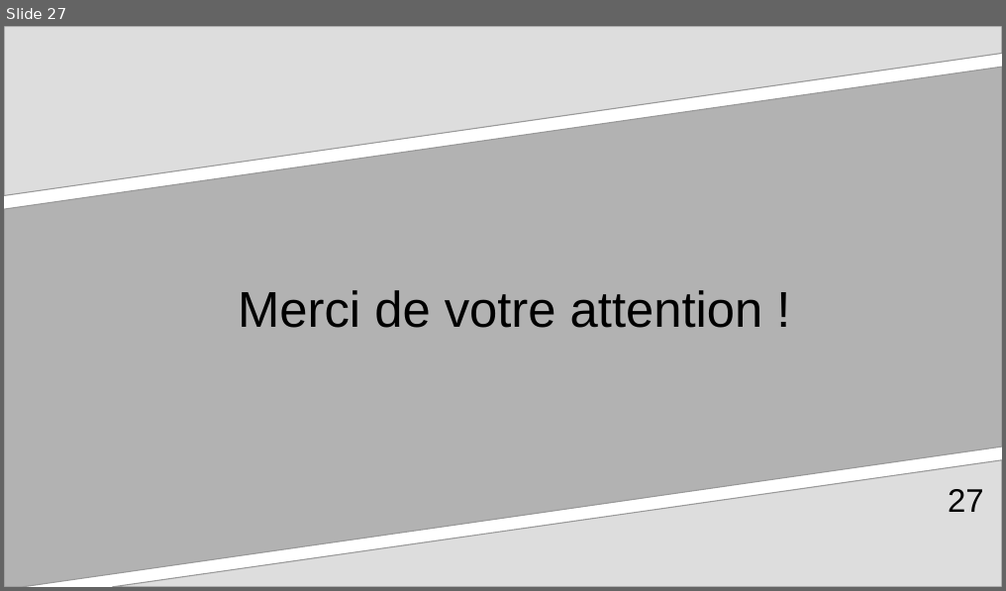
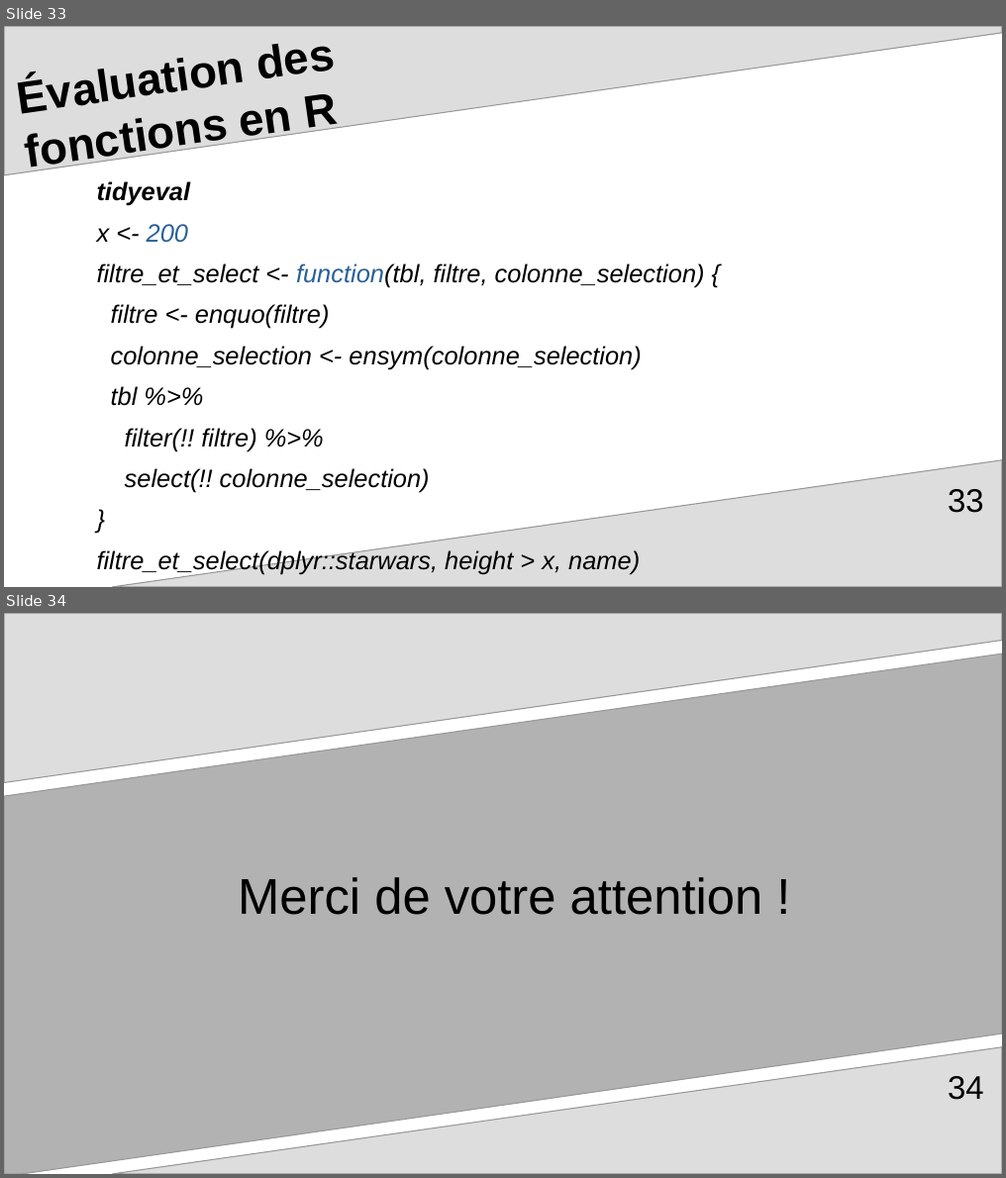
Before and after one commit to arnaud-feldmann/formation_r_drieets_prog_fonctionnelle, a slide deck: presentation.odp. Shown one above the other, each under a label of ours: slide 27 before the commit, slides 33 and 34 after it. The pictures are 1006x591 and 1006x1178 pixels, drawn with LibreOffice and Linux fonts; fonts in the diff are those of the drawing. Boxes give left, top, right and bottom in pixels: in the first picture for what was removed or moved away, otherwise in the second. Text is boxed around its words. In the diff, an @@ line names an element or a change of style, - is before the commit and + after.

Commit message:
presentation.odp ajout évaluation des fonctions en R

```diff
--- a/presentation.odp
+++ b/presentation.odp
@@ slide 33 added at bbox=[4, 26, 1002, 587], background #FFFFFF; not listed: 1 template element that a slide beside it also shows @@
@@ freeform shape added at bbox=[4, 26, 1002, 175], fill #DDDDDD, outline #999999 0.85 pt @@
@@ title added at bbox=[306, 94, 339, 133], 36 pt, text #000000, bold @@
+Évaluation des
+fonctions en R
@@ text added at bbox=[97, 181, 705, 574], 20 pt, text #000000, italic @@
+tidyeval
+x <- 200
+filtre_et_select <- function(tbl, filtre, colonne_selection) {
+filtre <- enquo(filtre)
+colonne_selection <- ensym(colonne_selection)
+tbl %>%
+filter(!! filtre) %>%
+select(!! colonne_selection)
+}
+filtre_et_select(dplyr::starwars, height > x, name)
@@ page number added at bbox=[947, 489, 984, 513], 26 pt, text #000000 @@
+33
@@ what was slide 27 is now slide 34 @@
@@ page number at bbox=[947, 1076, 984, 1100]: text changed @@
-27
+34
```
Also in this commit, not shown: 7 other slides added, 1 slide removed.
